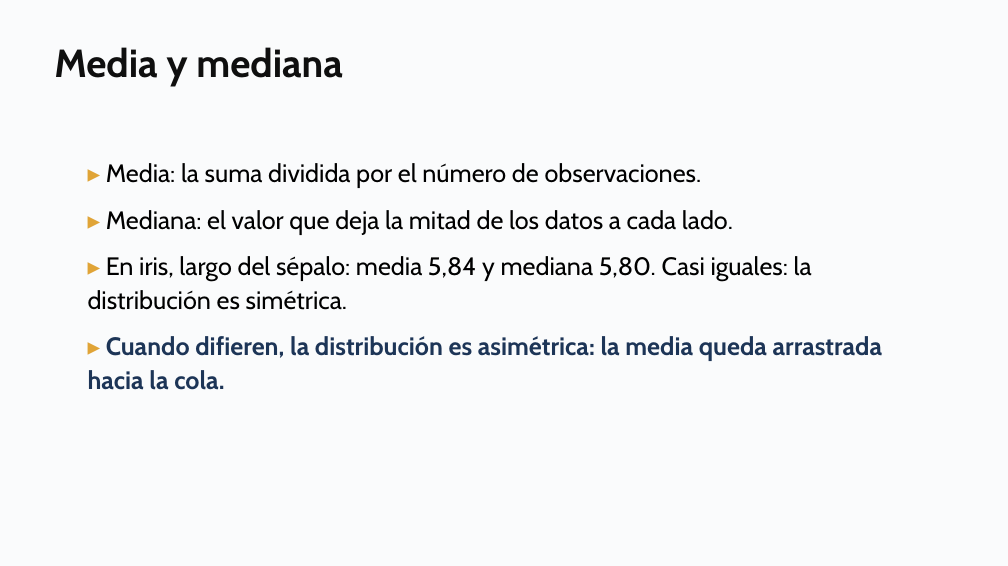
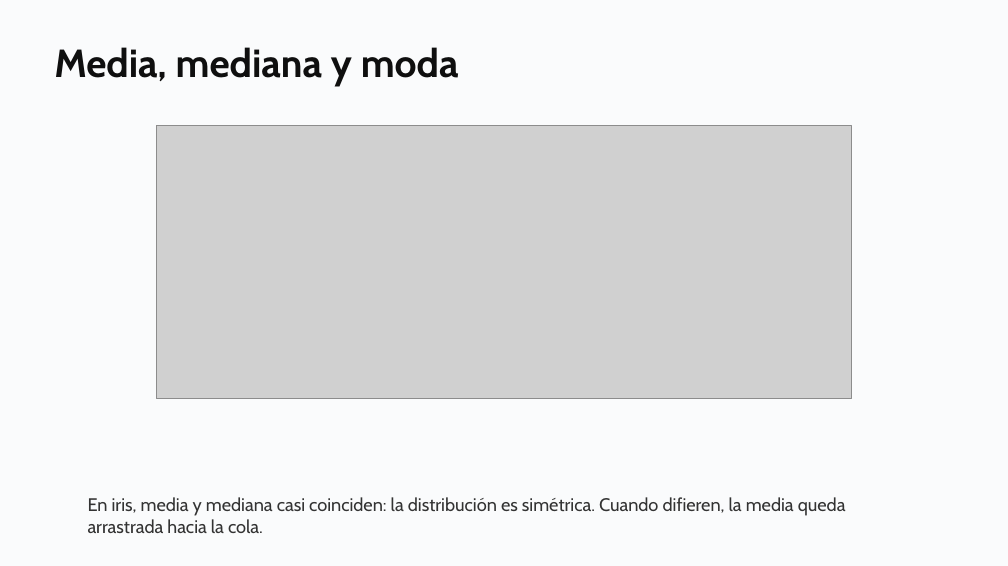
Before and after one commit to daniopitz/diplomado-cdd, a slide deck: slide 18 of presentaciones/clase02_eda_descriptiva.pptx (slide 9 before the commit). Drawn at 1008x566 pixels with LibreOffice and Linux fonts; fonts in the diff are those of the drawing; grey boxes stand for pictures. Boxes give left, top, right and bottom in pixels: in the first picture for what was removed or moved away, otherwise in the second. Text is boxed around its words. In the diff, an @@ line names an element or a change of style, - is before the commit and + after.

```diff
--- a/presentaciones/clase02_eda_descriptiva.pptx
+++ b/presentaciones/clase02_eda_descriptiva.pptx
@@ text at <box>54,47,459,87</box>: text changed @@
-Media y mediana
+Media, mediana y moda
@@ picture added at <box>156,126,852,399</box> @@
@@ text removed at <box>88,163,882,390</box> @@
-▸ Media: la suma dividida por el número de observaciones.
-▸ Mediana: el valor que deja la mitad de los datos a cada lado.
-▸ En iris, largo del sépalo: media 5,84 y mediana 5,80. Casi iguales: la distribución es simétrica.
-▸ Cuando difieren, la distribución es asimétrica: la media queda arrastrada hacia la cola.
@@ text added at <box>88,497,846,533</box>, 13 pt, text #333333 @@
+En iris, media y mediana casi coinciden: la distribución es simétrica. Cuando difieren, la media queda arrastrada hacia la cola.
```
Also in this commit, not shown: 2 other slides changed, 1 slide added, 1 other file.
